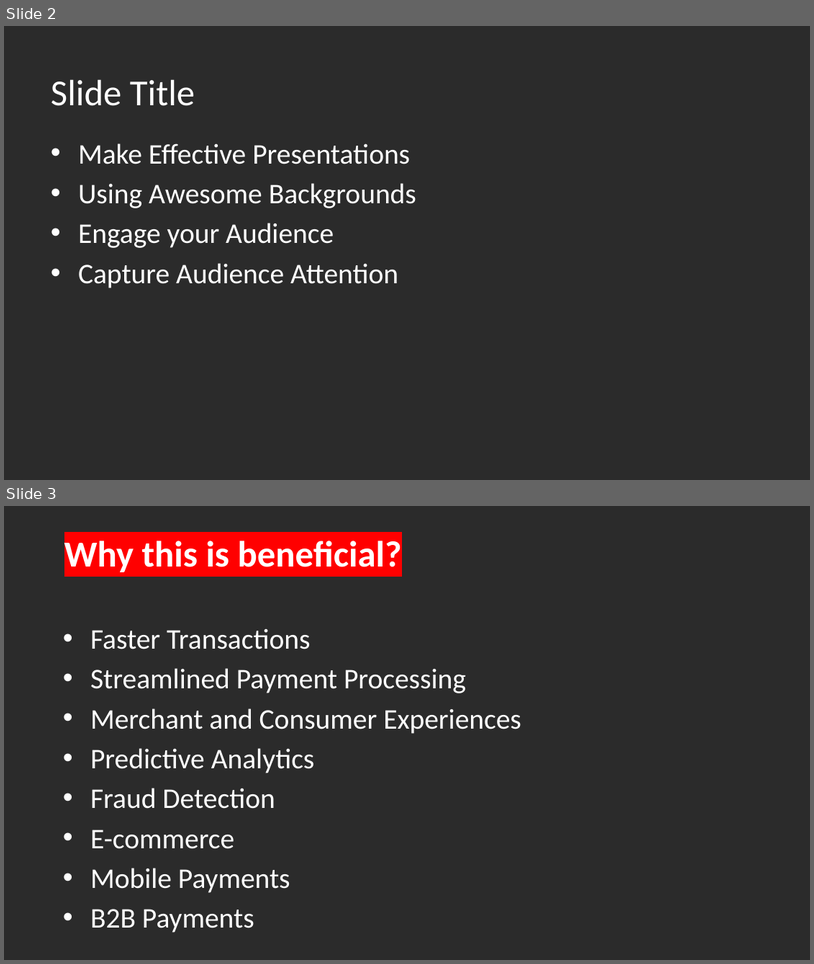
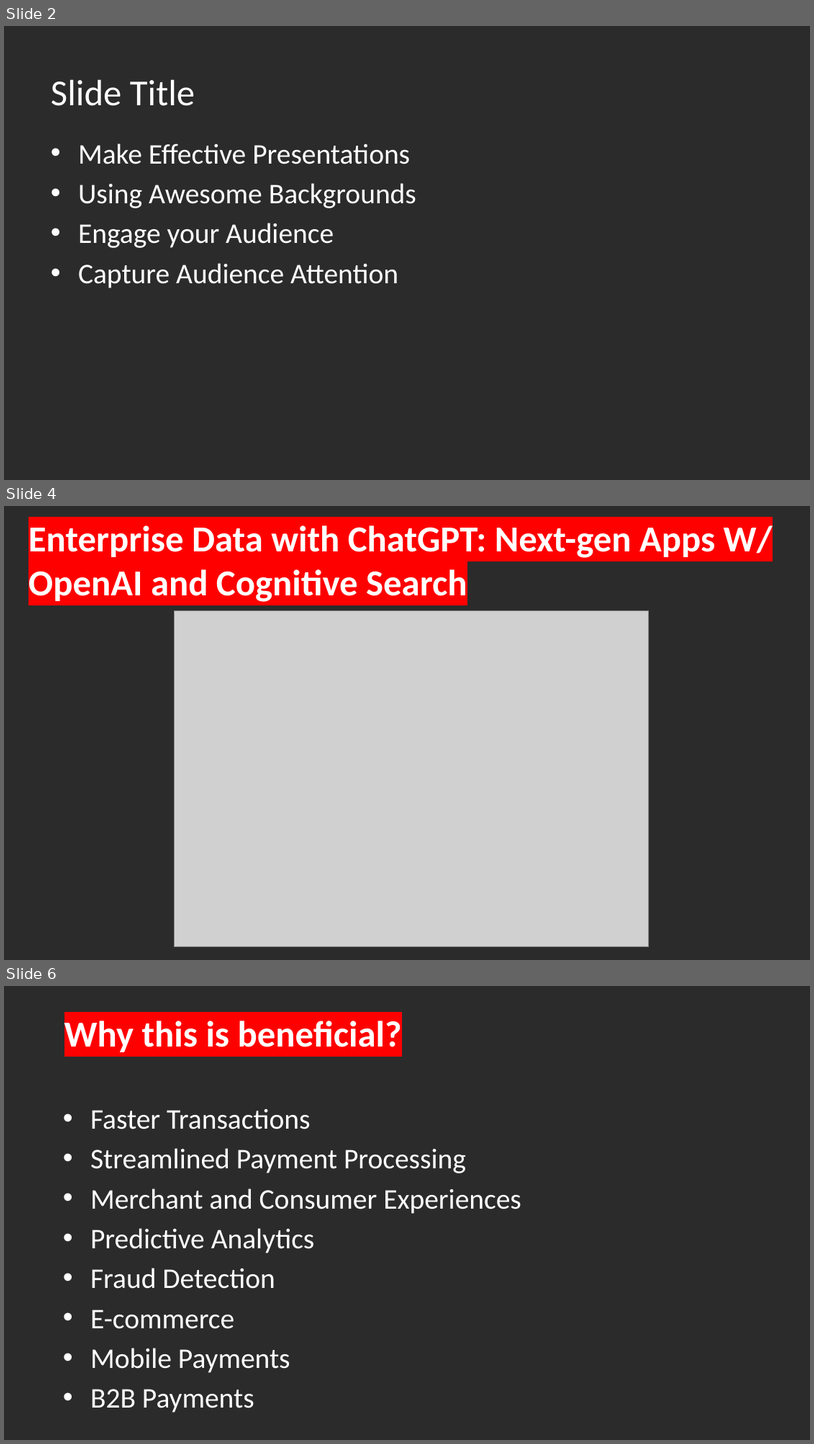
Before and after one commit to anurajbose/set2022_vit, a slide deck: payments industry – By ChatGPT.pptx. Shown one above the other, each under a label of ours: slides 2 and 3 before the commit, slides 2, 4 and 6 after it; the slides between them are not shown. The pictures are 814x964 and 814x1444 pixels, drawn with LibreOffice and Linux fonts; fonts in the diff are those of the drawing; grey boxes stand for pictures; background and template pictures are left out; a plain dark background stands for a picture behind light text. Boxes give left, top, right and bottom in pixels: in the first picture for what was removed or moved away, otherwise in the second. Text is boxed around its words. In the diff, an @@ line names an element or a change of style, - is before the commit and + after.

```diff
--- a/payments industry – By ChatGPT.pptx
+++ b/payments industry – By ChatGPT.pptx
@@ slide 4 added at (4, 506, 810, 960), background picture (left out) @@
@@ text added at (28, 525, 773, 602), 36 pt, text #FFFFFF, bold @@
+Enterprise Data with ChatGPT: Next-gen Apps W/ OpenAI and Cognitive Search
@@ picture added at (174, 610, 648, 947) @@
@@ what was slide 3 is now slide 6 @@
```
Also in this commit, not shown: 3 other slides added, 1 slide removed, 22 other files.
